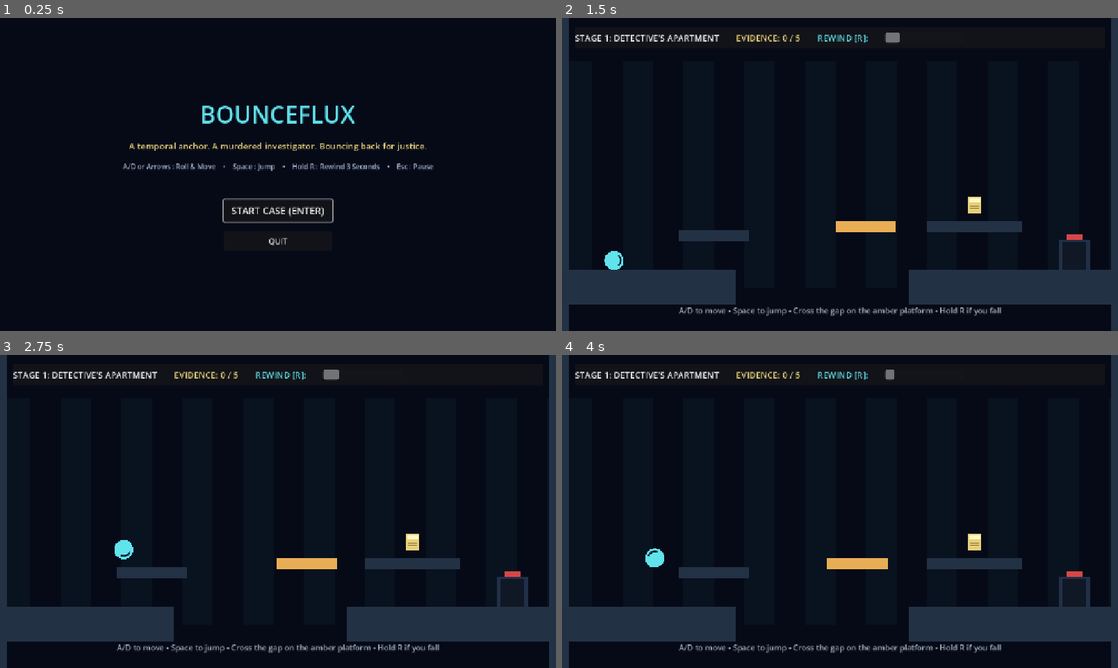
Above: before the commit, frames 1-4 (two rows, left to right).
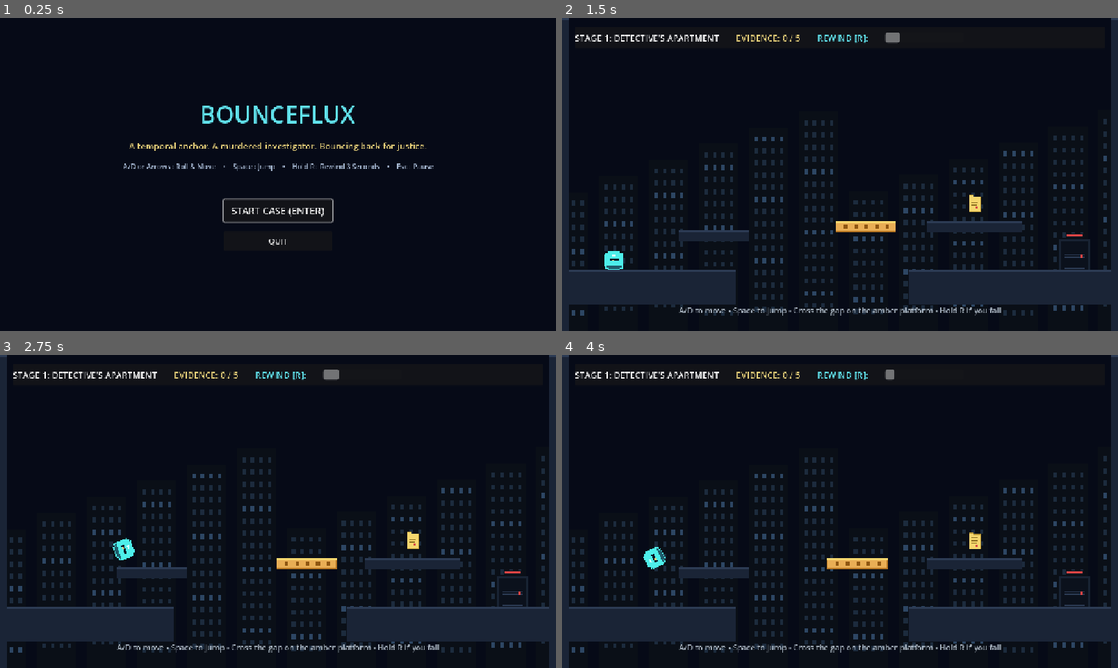
Above: after the commit, the same moments.

Repository: aryangetsreal/Bounce-flux
Game: Godot game, scene res://scenes/main_menu.tscn
Two runs of this game, one before a commit and one after it. Both use one fixed random seed, a clock stepped at 60 frames per second and the inputs below.
Inputs:
- Up to frame 1 (0.25 s): no input
- Up to frame 2 (1.5 s): click "START CASE (ENTER)" at 0.5 s; tap Enter (ui_accept) at 1.25 s; hold D (move_right) from 1.28 s (still down); hold R (rewind) from 1.28 s (still down)
- Up to frame 3 (2.75 s): keep holding D (move_right); tap Space (jump) at 1.52, 2.27 s; release R (rewind) at 2.03 s; tap R (rewind) at 2.1 s
- Up to frame 4 (4 s): release D (move_right) at 2.78 s; hold A (move_left) 2.78-3.53 s; hold R (rewind) 2.78-3.53 s; hold D (move_right) from 3.53 s (still down); tap R (rewind) at 3.6 s; tap Space (jump) at 3.77 s

The runs differ from the first frame. In frame 1, 1.1% of the frame differs, in the area x 22-78%, y 28-73%; in frame 2, 5.8%; in frame 3, 5.8%, in the area x 1-98%, y 5-96%; in frame 4, 5.8%.

Commit message:
style: adopt 2D pixelated minimalist neo-noir visual direction across all gameplay objects and backdrops

Diff:
--- a/project.godot
+++ b/project.godot
@@ -30,3 +30,4 @@
 renderer/rendering_method="gl_compatibility"
 renderer/rendering_method.mobile="gl_compatibility"
 environment/defaults/default_clear_color=Color(0.025, 0.04, 0.09, 1)
+textures/canvas_textures/default_texture_filter=0
--- a/scripts/evidence.gd
+++ b/scripts/evidence.gd
@@ -42,14 +42,23 @@
 func _draw() -> void:
 	if collected:
 		return
-	var scale_pulse: float = 1.0 + sin(pulse_time * 4.0) * 0.12
-	draw_set_transform(Vector2.ZERO, 0.0, Vector2(scale_pulse, scale_pulse))
+	var pulse_step: int = int(pulse_time * 6.0) % 2
+	var offset_y: float = -2.0 if pulse_step == 1 else 0.0
+	draw_set_transform(Vector2(0, offset_y))
 	if texture:
 		draw_texture_rect(texture, Rect2(-16, -16, 32, 32), false)
 	else:
-		# Neo-noir glowing pale gold folder/record placeholder
-		draw_rect(Rect2(-14, -18, 28, 36), Color("e8d07a"))
-		draw_rect(Rect2(-11, -15, 22, 10), Color("fff8c4"))
-		draw_line(Vector2(-10, 2), Vector2(10, 2), Color("7a6729"), 2.0)
-		draw_line(Vector2(-10, 8), Vector2(10, 8), Color("7a6729"), 2.0)
+		# Pixelated minimalist gold dossier record
+		# Outer folder
+		draw_rect(Rect2(-14, -18, 28, 36), Color("b89635"))
+		draw_rect(Rect2(-12, -16, 24, 32), Color("f5d76e"))
+		# Tab
+		draw_rect(Rect2(-14, -22, 12, 4), Color("b89635"))
+		draw_rect(Rect2(-12, -20, 8, 4), Color("f5d76e"))
+		# Internal dossier paper lines
+		draw_rect(Rect2(-8, -10, 16, 2), Color("8a6d20"))
+		draw_rect(Rect2(-8, -4, 16, 2), Color("8a6d20"))
+		draw_rect(Rect2(-8, 2, 12, 2), Color("8a6d20"))
+		# Confidential red stamp badge (pixel)
+		draw_rect(Rect2(2, 6, 6, 6), Color("d64747"))
 	draw_set_transform(Vector2.ZERO)
--- a/scripts/exit_door.gd
+++ b/scripts/exit_door.gd
@@ -20,15 +20,31 @@
 	queue_redraw()
 
 func _draw() -> void:
-	# Neo-noir doorway / crime scene exit
-	var frame_color := Color("213047")
-	var door_color := Color("101826")
-	var sign_color := Color("4ee2a8") if not locked else Color("d64747")
+	# 2D Pixelated minimalist doorway
+	var frame_color := Color("182333")
+	var door_color := Color("0b111c")
+	var door_edge := Color("2c3b54")
+	var sign_color := Color("4deeea") if not locked else Color("e04545")
 
-	draw_rect(Rect2(-35, -70, 70, 70), frame_color)
-	draw_rect(Rect2(-27, -65, 54, 65), door_color)
-	# Glowing exit sign
-	draw_rect(Rect2(-18, -82, 36, 12), sign_color)
+	# Outer pixel doorframe
+	draw_rect(Rect2(-36, -72, 72, 72), frame_color)
+	# Recessed door panels
+	draw_rect(Rect2(-30, -66, 60, 66), door_color)
+	# Inner panel line
+	draw_rect(Rect2(-24, -60, 48, 26), door_edge)
+	draw_rect(Rect2(-22, -58, 44, 22), door_color)
+	draw_rect(Rect2(-24, -30, 48, 26), door_edge)
+	draw_rect(Rect2(-22, -28, 44, 22), door_color)
+
+	# Pixel EXIT sign overhead
+	draw_rect(Rect2(-20, -84, 40, 10), Color("0d141e"))
+	draw_rect(Rect2(-18, -82, 36, 6), sign_color)
+
 	if not locked:
-		# Ambient exit doorway light glow
-		draw_rect(Rect2(-20, -55, 40, 55), Color(0.3, 0.9, 0.6, 0.25))
+		# Pixel glow beam
+		draw_rect(Rect2(-20, -56, 40, 56), Color(0.3, 0.93, 0.91, 0.18))
+		# Door handle (pixel gold)
+		draw_rect(Rect2(14, -36, 4, 8), Color("f5d76e"))
+	else:
+		# Red lock bolt (pixel)
+		draw_rect(Rect2(14, -36, 4, 8), Color("e04545"))
--- a/scripts/guard.gd
+++ b/scripts/guard.gd
@@ -83,22 +83,43 @@
 		return
 
 	if is_boss:
-		# Crime Boss silhouette: wider, distinct coat and hat/glow
-		var body_col := Color("1e182e") if not disabled else Color("443c55")
-		var accent_col := Color("993850") if not disabled else Color("554a5a")
-		draw_rect(Rect2(-24, -50, 48, 50), body_col)
-		draw_circle(Vector2(0, -56), 16, accent_col)
-		# Eyes or hat rim
-		draw_line(Vector2(-18, -50), Vector2(18, -50), Color("c49a45"), 4.0)
+		# Pixelated Crime Boss silhouette
+		var coat_col := Color("181224") if not disabled else Color("383244")
+		var lapel_col := Color("912c48") if not disabled else Color("4d313c")
+		var hat_col := Color("120d1c") if not disabled else Color("2c2635")
+		var gold_trim := Color("e8d07a")
+
+		# Trenchcoat torso
+		draw_rect(Rect2(-22, -44, 44, 44), coat_col)
+		# Red lapels
+		draw_rect(Rect2(-6, -40, 12, 34), lapel_col)
+		# Shoulders
+		draw_rect(Rect2(-26, -44, 52, 14), coat_col)
+		# Boss Fedora (stepped pixels)
+		draw_rect(Rect2(-24, -48, 48, 4), hat_col) # brim
+		draw_rect(Rect2(-16, -58, 32, 10), hat_col) # crown
+		draw_rect(Rect2(-16, -50, 32, 2), gold_trim) # hatband
+		# Eyes / shadow
+		draw_rect(Rect2(-10, -46, 20, 2), Color("000000"))
 		if disabled:
-			# Stun indicator
-			draw_arc(Vector2(0, -80), 10, 0, 6.28, 12, Color("e8d07a"), 2.0)
+			# Pixel stun stars
+			draw_rect(Rect2(-8, -66, 4, 4), gold_trim)
+			draw_rect(Rect2(4, -68, 4, 4), gold_trim)
 	else:
-		# Standard Guard: Navy/charcoal silhouette with red visor/accent
-		var body_col := Color("141c2c") if not disabled else Color("323a48")
-		var visor_col := Color("d64747") if not disabled else Color("6e5959")
-		draw_rect(Rect2(-16, -42, 32, 42), body_col)
-		draw_circle(Vector2(0, -48), 12, body_col)
-		draw_line(Vector2(-10, -48), Vector2(10, -48), visor_col, 3.0)
+		# Pixelated Standard Guard
+		var armor_col := Color("182333") if not disabled else Color("2a3442")
+		var visor_col := Color("e04545") if not disabled else Color("594040")
+		var shadow_col := Color("0d141e")
+
+		# Boots / legs
+		draw_rect(Rect2(-12, -8, 8, 8), shadow_col)
+		draw_rect(Rect2(4, -8, 8, 8), shadow_col)
+		# Torso / tactical vest
+		draw_rect(Rect2(-14, -36, 28, 28), armor_col)
+		draw_rect(Rect2(-10, -32, 20, 18), shadow_col)
+		# Helmet
+		draw_rect(Rect2(-12, -48, 24, 12), armor_col)
+		# Red visor horizontal pixel slit
+		draw_rect(Rect2(-10, -42, 20, 4), visor_col)
 		if disabled:
-			draw_arc(Vector2(0, -68), 8, 0, 6.28, 8, Color("e8d07a"), 2.0)
+			draw_rect(Rect2(-2, -56, 4, 4), Color("e8d07a"))
--- a/scripts/level_manager.gd
+++ b/scripts/level_manager.gd
@@ -72,7 +72,7 @@
 	GameManager.register_evidence(evidence_id)
 	GameManager.complete_level()
 
-func add_floor(center: Vector2, size: Vector2, col: Color = Color("233145")) -> StaticBody2D:
+func add_floor(center: Vector2, size: Vector2, col: Color = Color("1a2436")) -> StaticBody2D:
 	var body := StaticBody2D.new()
 	body.position = center
 	body.collision_layer = 1
@@ -82,14 +82,34 @@
 	shape.size = size
 	collider.shape = shape
 	body.add_child(collider)
-	var visual := Polygon2D.new()
-	visual.polygon = PackedVector2Array([
+
+	# Pixelated platform styling with top edge highlight and underside shadow
+	var visual := Node2D.new()
+	var top_highlight := Color("2c3b54")
+	var dark_shadow := Color("0d141e")
+
+	var base_poly := Polygon2D.new()
+	base_poly.polygon = PackedVector2Array([
 		-size / 2,
 		Vector2(size.x / 2, -size.y / 2),
 		size / 2,
 		Vector2(-size.x / 2, size.y / 2)
 	])
-	visual.color = col
+	base_poly.color = col
+	visual.add_child(base_poly)
+
+	# Stepped pixel border highlight on top edge
+	if size.y >= 8:
+		var edge_poly := Polygon2D.new()
+		edge_poly.polygon = PackedVector2Array([
+			-size / 2,
+			Vector2(size.x / 2, -size.y / 2),
+			Vector2(size.x / 2, -size.y / 2 + 4),
+			Vector2(-size.x / 2, -size.y / 2 + 4)
+		])
+		edge_poly.color = top_highlight
+		visual.add_child(edge_poly)
+
 	body.add_child(visual)
 	add_child(body)
 	return body
@@ -102,6 +122,20 @@
 	if background_texture:
 		draw_texture_rect(background_texture, Rect2(0, 0, 1280, 720), false)
 	else:
-		# Neo-noir default atmospheric background pillars
-		for i in range(10):
-			draw_rect(Rect2(i * 140, 100, 70, 520), Color("09121f"))
+		# Pixelated minimalist skyline / silhouettes
+		var building_dark := Color("0a0f17")
+		var building_light := Color("101824")
+		var window_dim := Color("1c2b3d")
+		var window_lit := Color("2d4663")
+
+		# Far building silhouettes
+		for b in range(12):
+			var bx: float = b * 115 - 30
+			var bw: float = 90
+			var bh: float = 320 + ((b * 37) % 220)
+			draw_rect(Rect2(bx, 720 - bh, bw, bh), building_dark)
+			# Small pixel windows (checkerboard)
+			for wy in range(int(720 - bh + 20), 680, 28):
+				for wx in range(int(bx + 12), int(bx + bw - 16), 20):
+					var lit: bool = ((wy * 7 + wx * 13) % 5) == 0
+					draw_rect(Rect2(wx, wy, 8, 12), window_lit if lit else window_dim)
--- a/scripts/levels/apartment.gd
+++ b/scripts/levels/apartment.gd
@@ -27,7 +27,13 @@
 		position = state.position
 		phase = state.phase
 	func _draw() -> void:
-		draw_rect(Rect2(-70, -12, 140, 24), Color("e9ae55"))
+		# Pixelated amber moving platform
+		draw_rect(Rect2(-70, -12, 140, 24), Color("b87723"))
+		draw_rect(Rect2(-68, -10, 136, 20), Color("e9ae55"))
+		draw_rect(Rect2(-70, -12, 140, 4), Color("f5d76e")) # top rim highlight
+		# Pixel chevrons
+		for x in range(-50, 60, 24):
+			draw_rect(Rect2(x, -4, 8, 8), Color("8f5611"))
 
 func build_level_geometry() -> void:
 	# Starting floor
--- a/scripts/levels/rooftops.gd
+++ b/scripts/levels/rooftops.gd
@@ -42,7 +42,13 @@
 		phase = state.phase
 
 	func _draw() -> void:
-		draw_rect(Rect2(-65, -11, 130, 22), Color("e9ae55"))
+		# Pixelated crane suspended platform
+		draw_rect(Rect2(-65, -11, 130, 22), Color("b87723"))
+		draw_rect(Rect2(-63, -9, 126, 18), Color("e9ae55"))
+		draw_rect(Rect2(-65, -11, 130, 4), Color("f5d76e"))
+		# Industrial rivets
+		draw_rect(Rect2(-60, 0, 4, 4), Color("8f5611"))
+		draw_rect(Rect2(56, 0, 4, 4), Color("8f5611"))
 
 func build_level_geometry() -> void:
 	# Rooftop 1 (start)
--- a/scripts/player.gd
+++ b/scripts/player.gd
@@ -90,6 +90,24 @@
 	if texture:
 		draw_texture_rect(texture, Rect2(-22, -22, 44, 44), false)
 	else:
-		draw_circle(Vector2.ZERO, 22, Color("61e3ec") if not dead else Color("aa6478"))
-		draw_arc(Vector2.ZERO, 15, -0.8, 0.8, 16, Color("102137"), 4, true)
+		# 2D Pixelated minimalist ball
+		var body_col := Color("4deeea") if not dead else Color("e0536c")
+		var shadow_col := Color("1f5c6b") if not dead else Color("6e2433")
+		var eye_col := Color("0b1726")
+		var glint_col := Color("d8ffff")
+
+		# Stepped pixel-circle silhouette (radius ~22)
+		draw_rect(Rect2(-14, -22, 28, 44), body_col)
+		draw_rect(Rect2(-20, -18, 40, 36), body_col)
+		draw_rect(Rect2(-22, -14, 44, 28), body_col)
+
+		# Pixel bottom shadow / bevel
+		draw_rect(Rect2(-12, 16, 24, 4), shadow_col)
+		draw_rect(Rect2(-18, 12, 36, 4), shadow_col)
+
+		# Detective fedora / visor glint line (pixel-aligned)
+		draw_rect(Rect2(-6, -14, 8, 4), glint_col)
+		# Slit gaze / investigator eye band
+		draw_rect(Rect2(-10, -4, 20, 6), eye_col)
+		draw_rect(Rect2(-6, -2, 6, 4), Color("e8d07a")) # amber focus glint
 	draw_set_transform(Vector2.ZERO)
--- a/scripts/trap.gd
+++ b/scripts/trap.gd
@@ -125,27 +125,52 @@
 
 	match trap_type:
 		TrapType.CRATE:
-			# Wooden warehouse cargo crate
-			draw_rect(Rect2(-24, -24, 48, 48), Color("82542a"))
-			draw_rect(Rect2(-20, -20, 40, 40), Color("a66d3b"))
-			draw_line(Vector2(-20, -20), Vector2(20, 20), Color("5c3818"), 3.0)
-			draw_line(Vector2(20, -20), Vector2(-20, 20), Color("5c3818"), 3.0)
+			# Pixelated shipping crate (48x48)
+			var wood_dark := Color("543216")
+			var wood_mid := Color("855127")
+			var wood_light := Color("a66b37")
+			# Outer rim
+			draw_rect(Rect2(-24, -24, 48, 48), wood_dark)
+			draw_rect(Rect2(-20, -20, 40, 40), wood_mid)
+			# Pixel corner reinforcements
+			draw_rect(Rect2(-24, -24, 8, 8), wood_dark)
+			draw_rect(Rect2(16, -24, 8, 8), wood_dark)
+			draw_rect(Rect2(-24, 16, 8, 8), wood_dark)
+			draw_rect(Rect2(16, 16, 8, 8), wood_dark)
+			# Stepped pixel diagonal braces
+			for i in range(-16, 16, 4):
+				draw_rect(Rect2(i, i, 4, 4), wood_dark)
+				draw_rect(Rect2(-i - 4, i, 4, 4), wood_dark)
+			# Center plank highlight
+			draw_rect(Rect2(-16, -2, 32, 4), wood_light)
+
 		TrapType.ELECTRICAL:
-			# Neon/cyan electrical arcs when active, dark metal pylons when dormant
-			draw_rect(Rect2(-20, -30, 40, 60), Color("1a2233"))
+			# Pixelated electrical emitter node
+			draw_rect(Rect2(-16, -28, 32, 56), Color("121926"))
+			draw_rect(Rect2(-12, -24, 24, 48), Color("1a2436"))
+			draw_rect(Rect2(-14, -28, 28, 6), Color("2c3b54"))
+			draw_rect(Rect2(-14, 22, 28, 6), Color("2c3b54"))
+
 			if active_hazard:
-				# Electric sparks
-				var col := Color("61e3ec")
-				draw_rect(Rect2(-16, -26, 32, 52), Color(0.2, 0.8, 1.0, 0.25))
-				draw_line(Vector2(-12, -20), Vector2(6, -6), col, 3.0)
-				draw_line(Vector2(6, -6), Vector2(-8, 8), col, 3.0)
-				draw_line(Vector2(-8, 8), Vector2(10, 22), col, 3.0)
+				# Stepped cyan pixel lightning bolt
+				var cyan_core := Color("61e3ec")
+				var cyan_glow := Color(0.2, 0.8, 0.95, 0.3)
+				draw_rect(Rect2(-10, -18, 20, 36), cyan_glow)
+				draw_rect(Rect2(-6, -18, 4, 10), cyan_core)
+				draw_rect(Rect2(-2, -10, 8, 4), cyan_core)
+				draw_rect(Rect2(2, -8, 4, 12), cyan_core)
+				draw_rect(Rect2(-4, 2, 8, 4), cyan_core)
+				draw_rect(Rect2(-4, 4, 4, 12), cyan_core)
 			else:
-				draw_line(Vector2(-12, 0), Vector2(12, 0), Color("3d4b63"), 2.0)
+				draw_rect(Rect2(-2, -2, 4, 4), Color("e04545"))
+
 		TrapType.CRUSH_BLOCK:
-			# Heavy industrial metal piston block
-			draw_rect(Rect2(-32, -32, 64, 64), Color("3a4659"))
-			draw_rect(Rect2(-28, -28, 56, 56), Color("242d3d"))
-			# Amber warning hazard stripes
-			for x in range(-24, 24, 16):
-				draw_line(Vector2(x, -20), Vector2(x + 10, 20), Color("e9ae55"), 3.0)
+			# Pixelated metal crush block
+			draw_rect(Rect2(-32, -32, 64, 64), Color("1e2633"))
+			draw_rect(Rect2(-28, -28, 56, 56), Color("2d394d"))
+			# Stepped pixel hazard stripes
+			draw_rect(Rect2(-24, 20, 12, 8), Color("e9ae55"))
+			draw_rect(Rect2(-4, 20, 12, 8), Color("e9ae55"))
+			draw_rect(Rect2(16, 20, 12, 8), Color("e9ae55"))
+			draw_rect(Rect2(-26, -26, 4, 4), Color("0f141c"))
+			draw_rect(Rect2(22, -26, 4, 4), Color("0f141c"))
